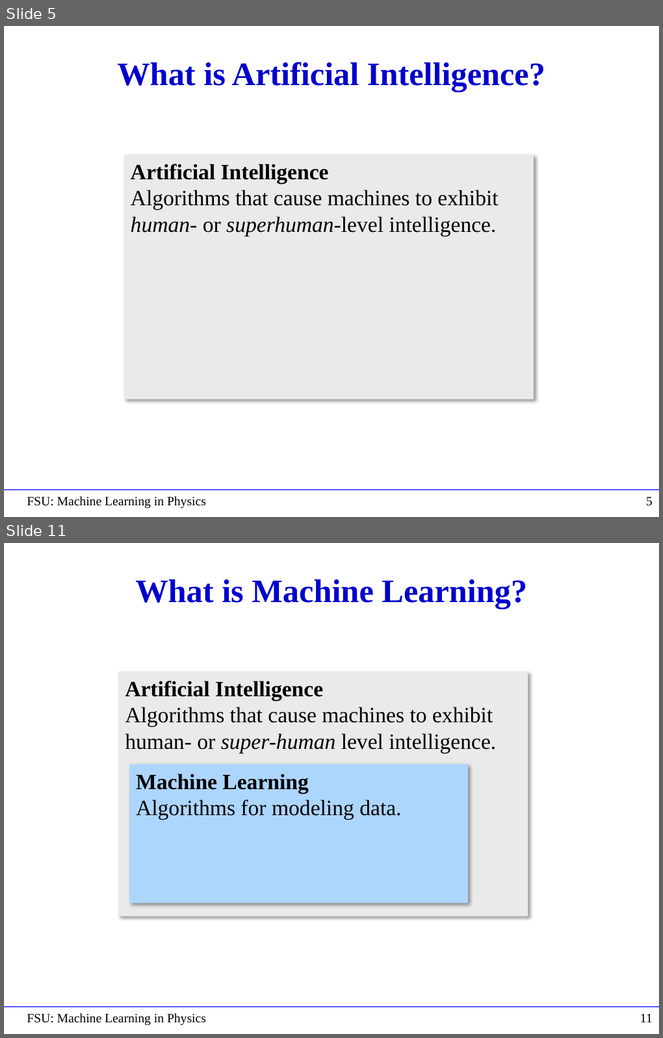
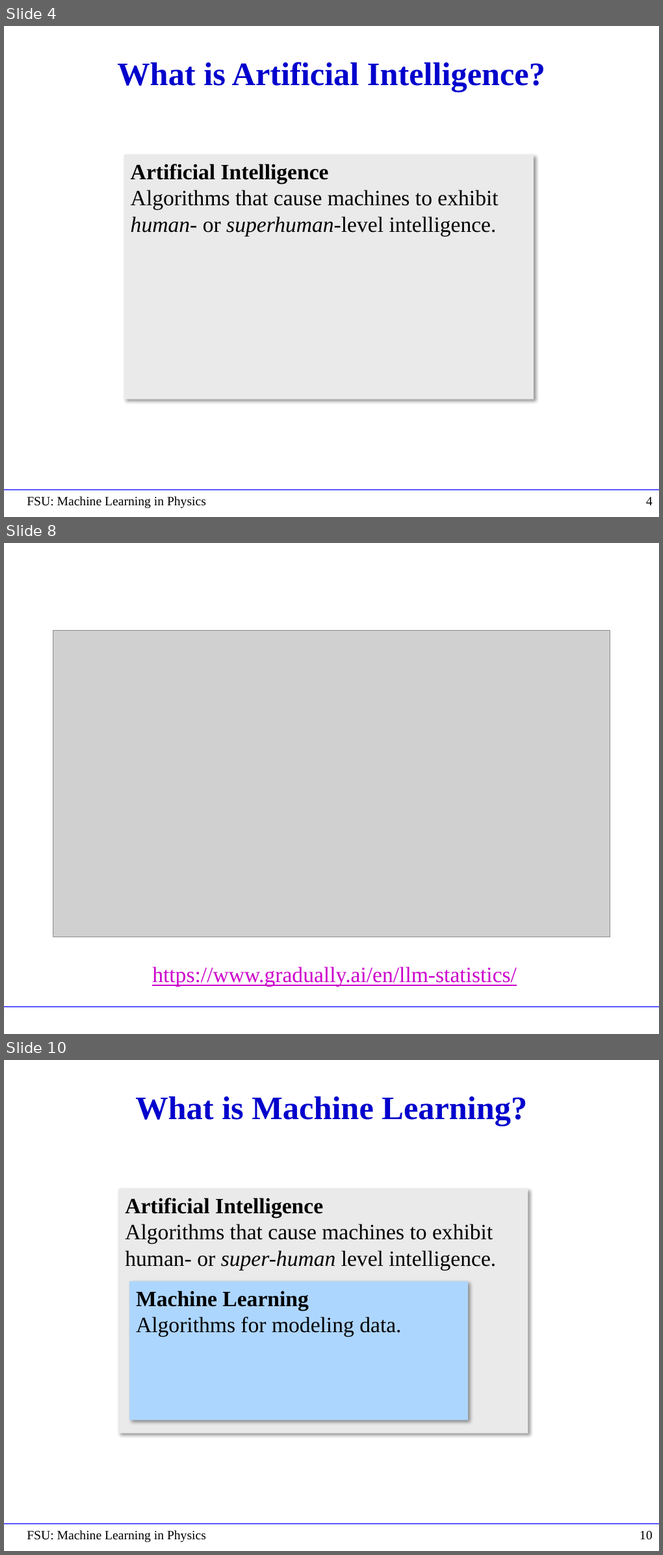
Before and after one commit to hbprosper/mlinphysics, a slide deck: Lectures/01.Foundations/Lecture01.pptx. Shown one above the other, each under a label of ours: slides 5 and 11 before the commit, slides 4, 8 and 10 after it; the slides between them are not shown. The pictures are 663x1038 and 663x1555 pixels, drawn with LibreOffice and Linux fonts; fonts in the diff are those of the drawing; grey boxes stand for pictures. Boxes give left, top, right and bottom in pixels: in the first picture for what was removed or moved away, otherwise in the second. Text is boxed around its words. In the diff, an @@ line names an element or a change of style, - is before the commit and + after.

```diff
--- a/Lectures/01.Foundations/Lecture01.pptx
+++ b/Lectures/01.Foundations/Lecture01.pptx
@@ slide 8 added at (x1=4, y1=543, x2=659, y2=1034), background #FFFFFF; not listed: 1 template element that a slide beside it also shows @@
@@ picture added at (x1=53, y1=630, x2=610, y2=937) @@
@@ text added at (x1=152, y1=967, x2=517, y2=987), 24 pt, text #CC00CC, underline @@
+https://www.gradually.ai/en/llm-statistics/
@@ what was slide 5 is now slide 4 @@
@@ page number at (x1=646, y1=497, x2=653, y2=506): text changed @@
-5
+4
@@ what was slide 11 is now slide 10 @@
@@ page number at (x1=640, y1=1531, x2=653, y2=1540): text changed @@
-11
+10
```
Also in this commit, not shown: 6 slides changed, 2 other slides added, 6 slides removed, 8 other files.
